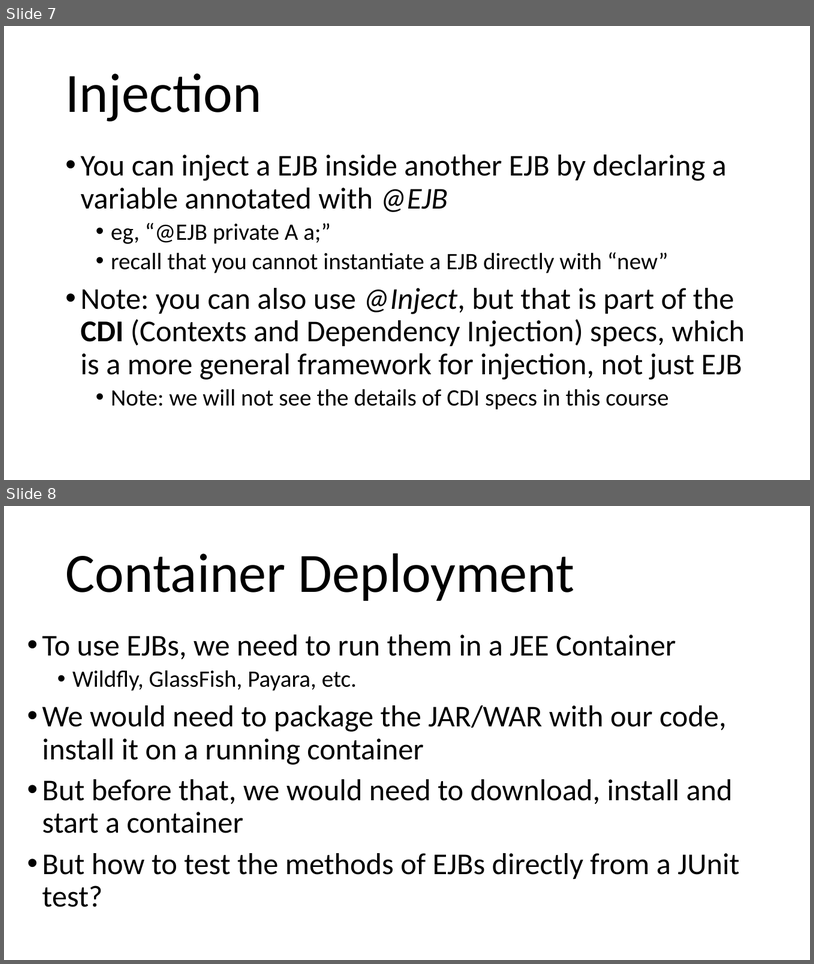
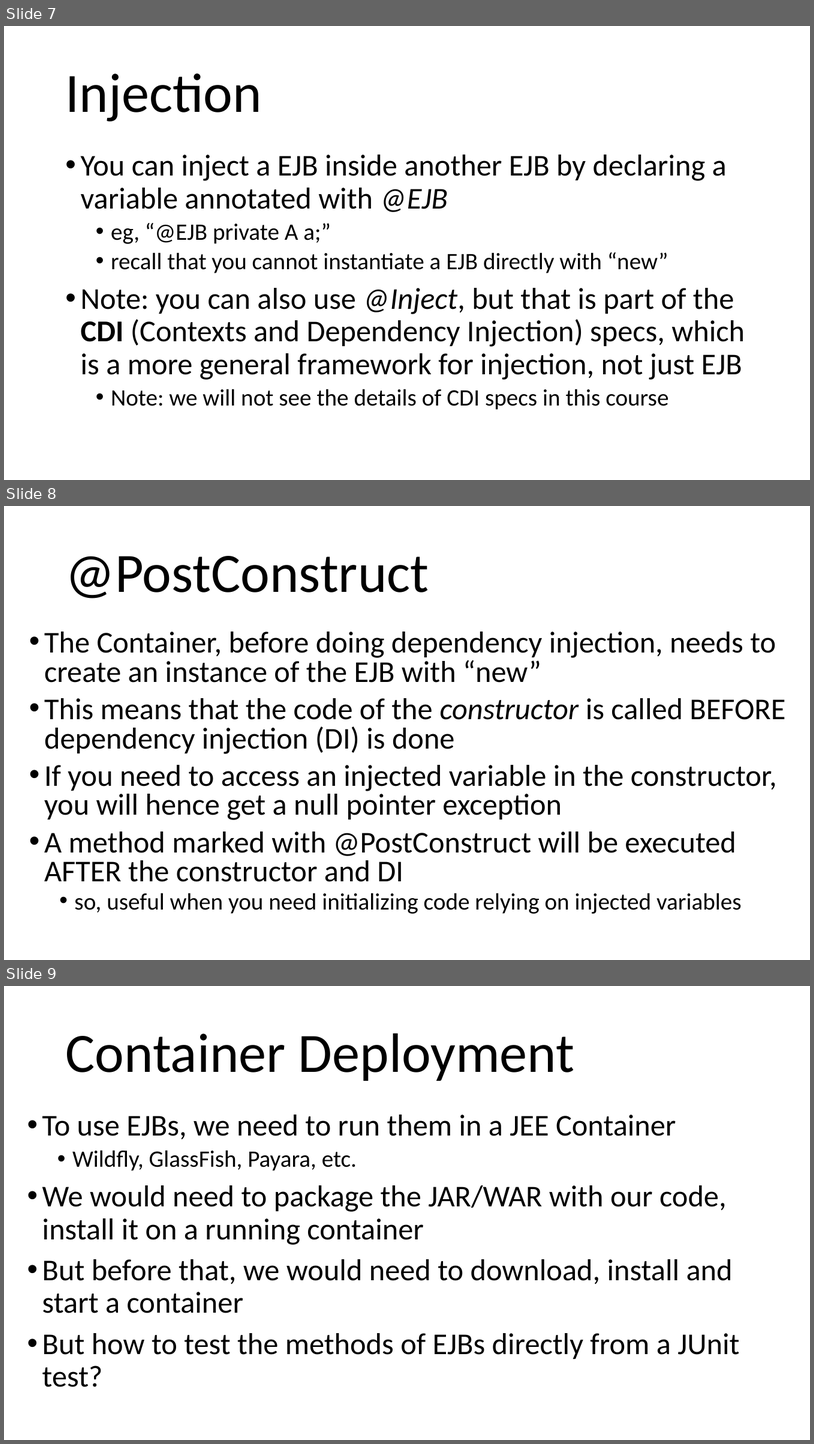
Before and after one commit to arcuri82/testing_security_development_enterprise_systems, a slide deck: doc/intro/slides/lesson_05_ejb.pptx. Shown one above the other, each under a label of ours: slides 7 and 8 before the commit, slides 7, 8 and 9 after it. The pictures are 814x964 and 814x1444 pixels, drawn with LibreOffice and Linux fonts; fonts in the diff are those of the drawing. Boxes give left, top, right and bottom in pixels: in the first picture for what was removed or moved away, otherwise in the second. Text is boxed around its words. In the diff, an @@ line names an element or a change of style, - is before the commit and + after.

Commit message:
slides for lesson 06

```diff
--- a/doc/intro/slides/lesson_05_ejb.pptx
+++ b/doc/intro/slides/lesson_05_ejb.pptx
@@ slide 8 added at box(4, 506, 810, 960), background #FFFFFF @@
@@ title added at box(65, 556, 429, 598), 66 pt, text #000000 @@
+@PostConstruct
@@ text added at box(44, 631, 786, 913), 36 pt, text #000000 @@
+• The Container, before doing dependency injection, needs to create an instance of the EJB with “new”
+• This means that the code of the constructor is called BEFORE dependency injection (DI) is done
+• If you need to access an injected variable in the constructor, you will hence get a null pointer exception
+• A method marked with @PostConstruct will be executed AFTER the constructor and DI
+  • so, useful when you need initializing code relying on injected variables
@@ what was slide 8 is now slide 9 @@
```
Also in this commit, not shown: 4 other files.
